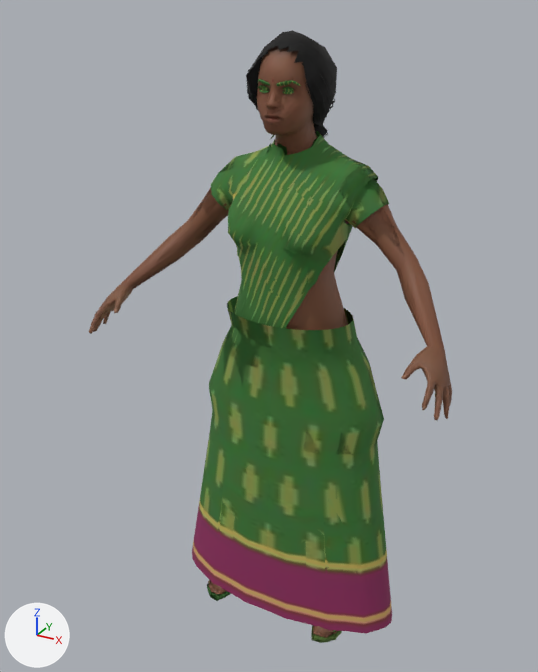
Renders of the glTF model godot-chennai/assets/people/flower_vendor.glb from each side of a commit.
One viewpoint serves both versions: a camera (50 mm lens) standing at (0.826, -1.663, 1.651) and looking at (-0.038, -0.091, 0.865). Every picture has the same lights, and +X, +Y and +Z are marked at lower left. The picture after the commit comes second. Vertices at exactly the same position are counted once.

The first picture shows 'Body', 'Body_LOD1'.
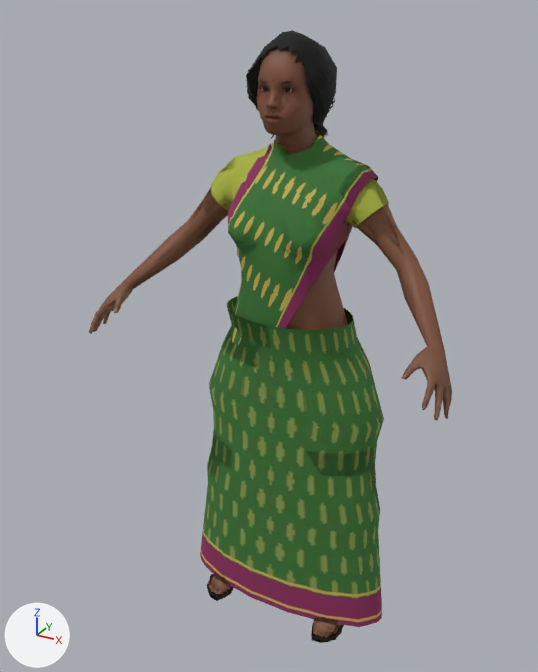
Boxes [x1, y1, x2, y2] around the edits, measured in the pictures (538 x 672 px; the box of a moved part takes in the faces that stretch with it):
part 1 of me_body, moved or reshaped
    before: [192, 404, 391, 634]
    after: [200, 404, 382, 627]
part 2 of me_body, surface changed
    before: [192, 79, 391, 643]
    after: [200, 80, 389, 643]
part 3 of me_body_lod1, moved or reshaped
    before: [192, 352, 392, 632]
    after: [200, 346, 382, 627]
part 4 of me_body_lod1, surface changed
    both: [208, 82, 383, 643]

Patch to the scene script:
```diff
--- a/godot-chennai/assets/people/flower_vendor.glb.py
+++ b/godot-chennai/assets/people/flower_vendor.glb.py
@@ me_body @@
 me_body.from_pydata(...)  # 5685 vertices, 8207 faces; spans x -0.49..0.49, y -0.31..0.11, z 0.0..1.61
 # used by ob_body; location = (0.0, 0.0, 0.0)
+# me_body part 1: 266 of the vertices in x -0.34..0.34, y -0.18..0.1, z 0.02..0.58 are scaled about their middle by (0.935, 0.88, 1)
+# me_body part 2: 2541 kept faces spanning x -0.31..0.31, y -0.2..0.11, z 0.0..1.51 get new texture (UV) coordinates
 me_body.materials.append(mat_skin)
@@ me_body_lod1 @@
 # used by ob_body_lod1; location = (0.0, 0.0, 0.0)
-me_body_lod1.from_pydata(...)  # 2642 vertices, 3387 faces; spans x -0.49..0.49, y -0.31..0.11, z 0.0..1.6
+me_body_lod1.from_pydata(...)  # 2641 vertices, 3387 faces; spans x -0.49..0.49, y -0.31..0.11, z 0.0..1.6
+# me_body_lod1 part 3
+# 109 vertices are removed from x -0.34..0.34, y -0.18..0.1, z 0.02..0.72
+# 280 faces are deleted
+# 45 vertices move from x -0.3..0.32, y -0.15..0.08, z 0.03..0.72 to x -0.27..0.26, y -0.15..0.08, z 0.03..0.67
+# 96 vertices are added at x -0.31..0.31, y -0.16..0.09, z 0.02..0.67
+# 12 new vertices lie (0.0, 0.0, -0.07) away from vertices in x -0.3..0.26, y -0.13..0.06, z 0.17..0.58
+# 280 new faces join them, mat_outfit
+# me_body_lod1 part 4: 1019 kept faces spanning x -0.27..0.27, y -0.2..0.11, z 0.0..1.51 get new texture (UV) coordinates
 me_body_lod1.materials.append(mat_skin)
```
